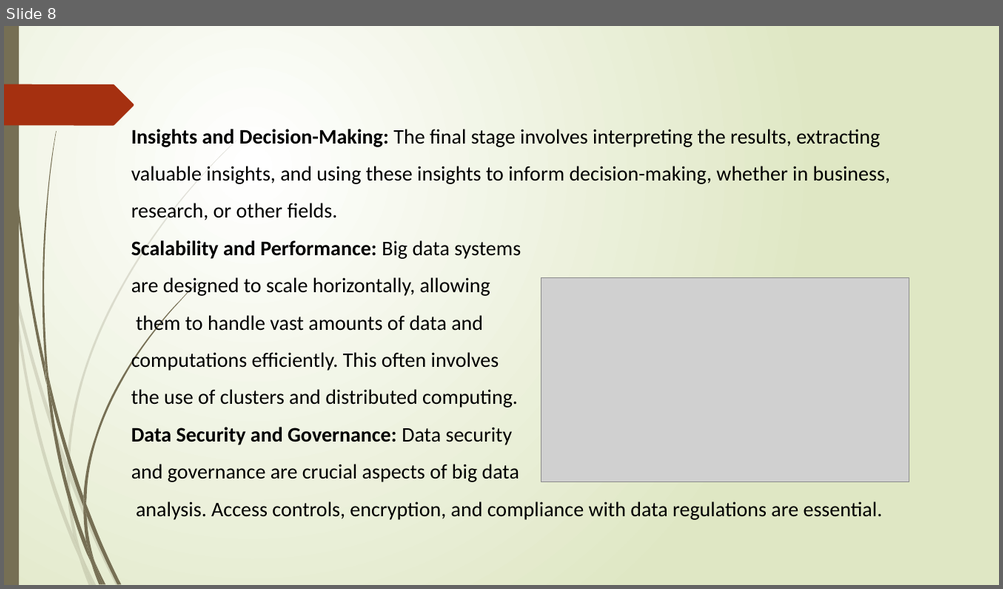
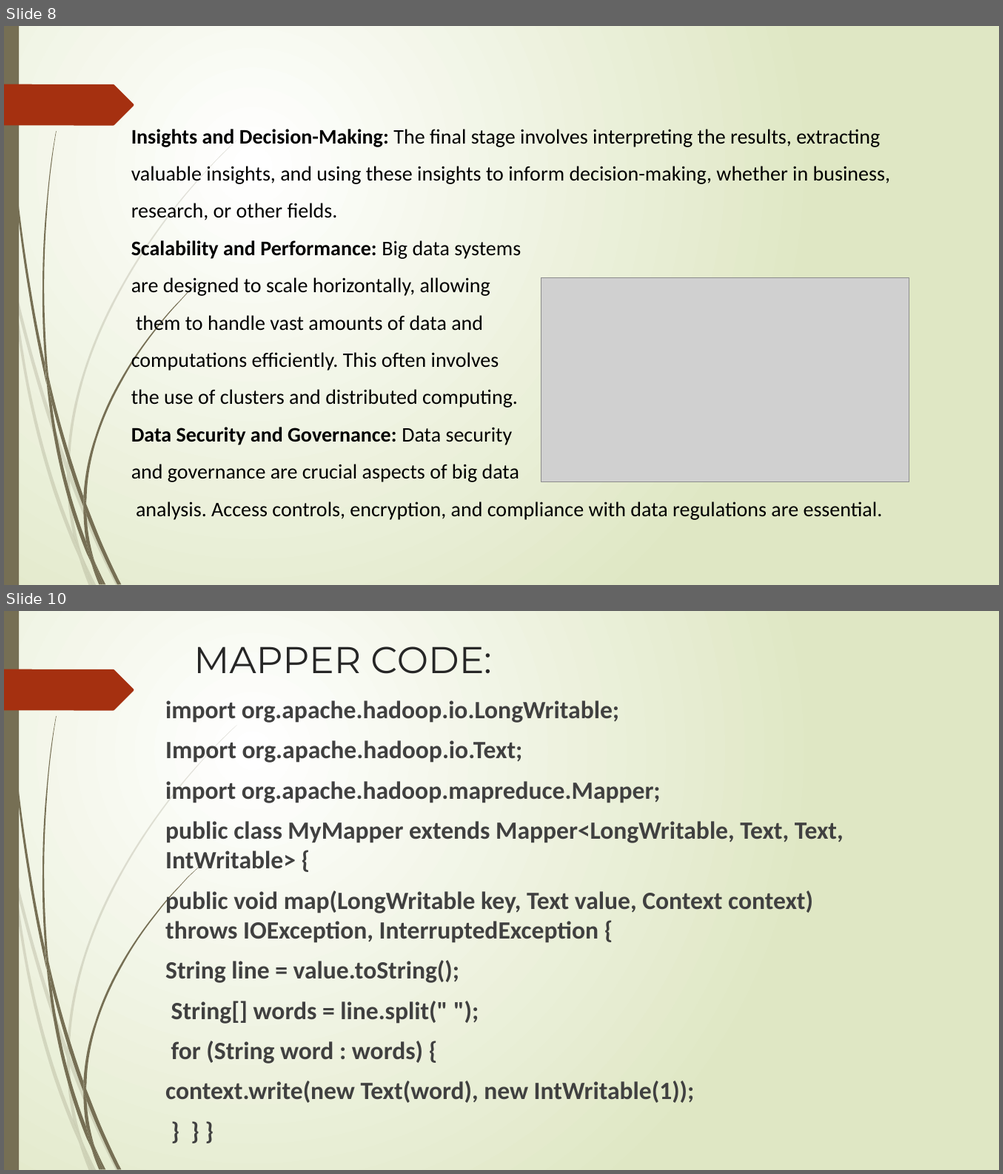
Before and after one commit to Indhu-pri/Indhu, a slide deck: bigdata.pptx. Shown one above the other, each under a label of ours: slide 8 before the commit, slides 8 and 10 after it; the slides between them are not shown. The pictures are 1003x589 and 1003x1174 pixels, drawn with LibreOffice and Linux fonts; fonts in the diff are those of the drawing; grey boxes stand for pictures. Boxes give left, top, right and bottom in pixels: in the first picture for what was removed or moved away, otherwise in the second. Text is boxed around its words. In the diff, an @@ line names an element or a change of style, - is before the commit and + after.

```diff
--- a/bigdata.pptx
+++ b/bigdata.pptx
@@ slide 10 added at bbox=[4, 611, 999, 1170], background gradient #FFFFFF to #DFE8C4; not listed: 24 template elements that a slide beside it also shows @@
@@ title added at bbox=[193, 647, 491, 674], 36 pt, text #262626 @@
+MAPPER CODE:
@@ text added at bbox=[165, 701, 843, 1103], 24 pt, text #404040, bold @@
+import org.apache.hadoop.io.LongWritable;
+Import org.apache.hadoop.io.Text;
+import org.apache.hadoop.mapreduce.Mapper;
+public class MyMapper extends Mapper<LongWritable, Text, Text, IntWritable> {
+public void map(LongWritable key, Text value, Context context) throws IOException, InterruptedException {
+String line = value.toString();
+String[] words = line.split(" ");
+for (String word : words) {
+context.write(new Text(word), new IntWritable(1));
+} } }
```
Also in this commit, not shown: 6 other slides added.
